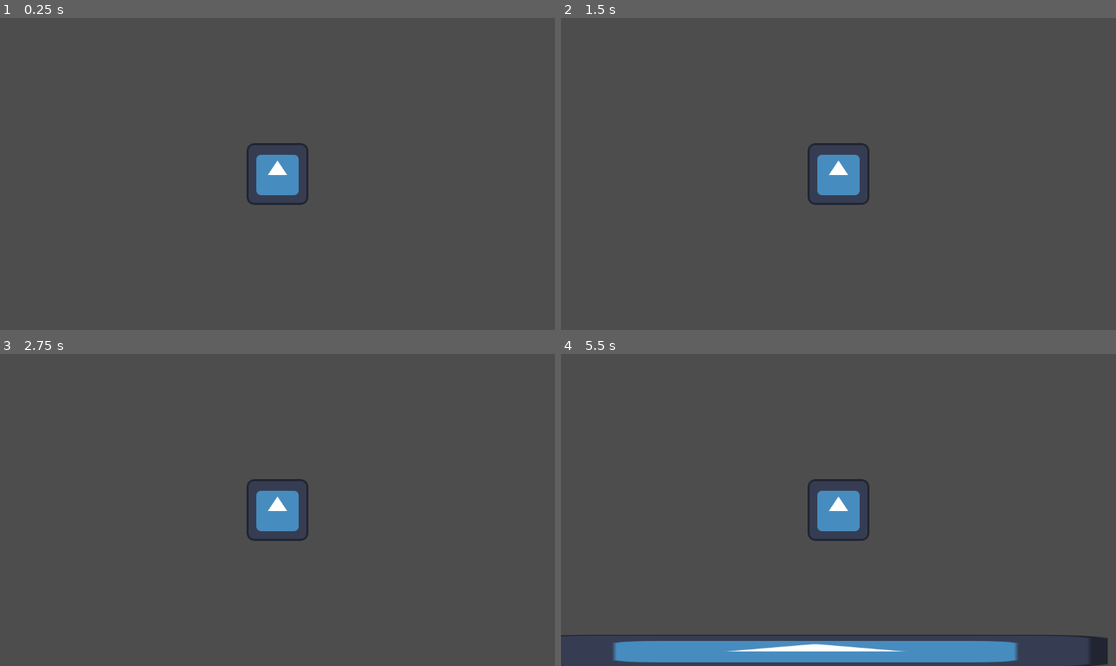
Above: before the commit, frames 1-4 (two rows, left to right).
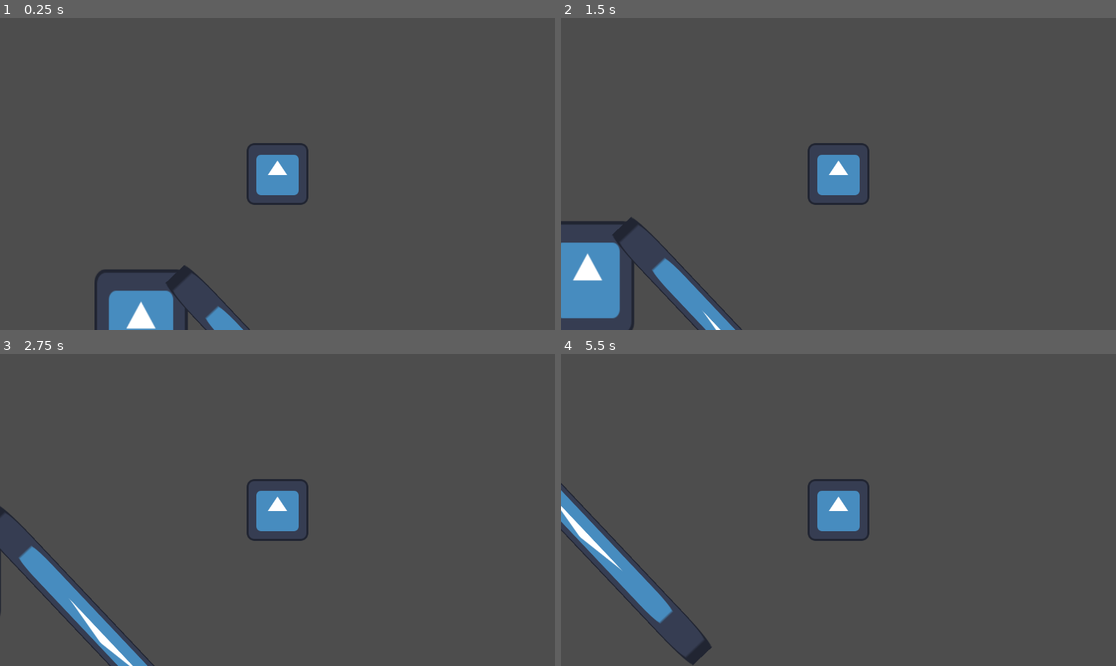
Above: after the commit, the same moments.

Repository: popatr/char
Game: Godot game, scene res://level1.tscn
Two runs of this game, one before a commit and one after it. Both use one fixed random seed, a clock stepped at 60 frames per second and the inputs below. The engine's default icon, where the game draws it, is replaced by a stand-in: a white triangle on a blue panel in a dark square.
Inputs:
- Up to frame 1 (0.25 s): no input
- Up to frame 2 (1.5 s): tap Enter (ui_accept) at 0.5, 1.35 s; hold Enter (ui_accept) 0.53-1.28 s; hold Right (ui_right) from 0.53 s (still down)
- Up to frame 3 (2.75 s): tap Enter (ui_accept) at 1.52, 1.82 s; release Right (ui_right) at 2.03 s; hold Left (ui_left) from 2.03 s (still down); hold Enter (ui_accept) from 2.03 s (still down)
- Up to frame 4 (5.5 s): release Left (ui_left) at 2.78 s; release Enter (ui_accept) at 2.78 s; hold Right (ui_right) 2.78-4.28 s; tap Enter (ui_accept) at 2.85, 3.02, 3.32, 4.35, 4.52, 4.82 s; hold Enter (ui_accept) 3.53-4.28 s; hold Left (ui_left) 4.28-5.03 s; hold Right (ui_right) from 5.03 s (still down); hold Enter (ui_accept) from 5.03 s (still down)

The runs differ from the first frame. In frame 1, 2.4% of the frame differs, in the area x 17-46%, y 79-100%; in frame 2, 4.4%; in frame 3, 2.3%; in frame 4, 8.0%, in the area x 0-99%, y 41-100%.

Commit message:
char

Diff:
--- a/level1.tscn
+++ b/level1.tscn
@@ -4,20 +4,55 @@
 [ext_resource type="Texture2D" uid="uid://buo70hk3mfygq" path="res://icon.svg" id="2_gawog"]
 
 [sub_resource type="RectangleShape2D" id="RectangleShape2D_jnt3c"]
-size = Vector2(1205, 67)
+size = Vector2(1224.5, 67.75)
 
 [node name="Node2D" type="Node2D"]
 
 [node name="CharacterBody2D" parent="." instance=ExtResource("1_6tjhr")]
+position = Vector2(1390, 194)
+floor_max_angle = 1.49749
 
 [node name="StaticBody2D" type="StaticBody2D" parent="."]
-position = Vector2(532, 610)
+position = Vector2(541, 594)
 
 [node name="CollisionShape2D" type="CollisionShape2D" parent="StaticBody2D"]
-position = Vector2(3, 5)
+position = Vector2(3, 4.875)
 shape = SubResource("RectangleShape2D_jnt3c")
+metadata/_edit_lock_ = true
 
 [node name="Sprite2D" type="Sprite2D" parent="StaticBody2D"]
-position = Vector2(5, 7)
+position = Vector2(2, 7)
 scale = Vector2(9.48438, 0.53125)
 texture = ExtResource("2_gawog")
+metadata/_edit_lock_ = true
+
+[node name="StaticBody2D2" type="StaticBody2D" parent="."]
+position = Vector2(1107, 504)
+scale = Vector2(-0.16, 3.52)
+
+[node name="CollisionShape2D" type="CollisionShape2D" parent="StaticBody2D2"]
+position = Vector2(3, 4.875)
+shape = SubResource("RectangleShape2D_jnt3c")
+metadata/_edit_lock_ = true
+
+[node name="Sprite2D" type="Sprite2D" parent="StaticBody2D2"]
+position = Vector2(2, 7)
+scale = Vector2(9.48438, 0.53125)
+texture = ExtResource("2_gawog")
+metadata/_edit_lock_ = true
+
+[node name="StaticBody2D3" type="StaticBody2D" parent="."]
+position = Vector2(1415, 681)
+rotation = -2.32749
+scale = Vector2(-0.584585, 1)
+
+[node name="CollisionShape2D" type="CollisionShape2D" parent="StaticBody2D3"]
+position = Vector2(3, 4.875)
+shape = SubResource("RectangleShape2D_jnt3c")
+metadata/_edit_lock_ = true
+
+[node name="Sprite2D" type="Sprite2D" parent="StaticBody2D3"]
+position = Vector2(2, 7)
+scale = Vector2(9.48438, 0.53125)
+texture = ExtResource("2_gawog")
+metadata/_edit_lock_ = true
--- a/player.gd
+++ b/player.gd
@@ -2,9 +2,10 @@
 
 
 const SPEED = 300.0
+const xaccel = 15
 const JUMP_VELOCITY = -600.0
-const MAX_GLIDE_DOWN = 50
-const MAX_AIR_JUMPS = 1
+const MAX_GLIDE_DOWN = 80
+const MAX_AIR_JUMPS = 0
 var air_jumps=MAX_AIR_JUMPS
 var jumpRequestedTime = 0
 var onFloorTime = 0
@@ -14,14 +15,27 @@
 
 
 func _physics_process(delta):
+
+	var glide=MAX_GLIDE_DOWN
+
+	if Input.is_action_pressed("ui_down"):
+		glide*=	4
+
 	# Add the gravity.
 	if not is_on_floor():
 		velocity.y += gravity * delta
-		if(Input.is_action_pressed("ui_accept")):
-			velocity.y = min(velocity.y, MAX_GLIDE_DOWN)
+		velocity.y = min(velocity.y, glide)
 	else:
 		onFloorTime = Time.get_ticks_msec()
 		air_jumps=MAX_AIR_JUMPS
+
+	var collision: KinematicCollision2D=get_last_slide_collision()
+	if collision:
+		var normal = collision.get_normal()
+		var proj = normal.project(Vector2.UP)
+		if (proj<Vector2.ZERO):
+			velocity.y=400*abs(normal.x)
+			velocity.x=normal.x*40
 
 	# Handle jump.
 	if Input.is_action_just_pressed("ui_accept"):
@@ -39,12 +53,11 @@
 	# Get the input direction and handle the movement/deceleration.
 	# As good practice, you should replace UI actions with custom gameplay actions.
 	var direction = Input.get_axis("ui_left", "ui_right")
-	if direction:
-		velocity.x = direction * SPEED
-	else:
-		velocity.x = move_toward(velocity.x, 0, SPEED)
+	velocity.x = move_toward(velocity.x, direction*SPEED,xaccel)
 
+	var v=velocity
 	move_and_slide()
+
 
 const JUMP_REQUEST_RECENT_ENOUGH = 500
 func JumpRequestedRecentlyEnough():
@@ -56,4 +69,5 @@
 
 func Jump(jumpNumber:int):
 	jumpRequestedTime = 0
+	onFloorTime=0
 	velocity.y = JUMP_VELOCITY
--- a/project.godot
+++ b/project.godot
@@ -14,3 +14,30 @@
 run/main_scene="res://level1.tscn"
 config/features=PackedStringArray("4.2", "Forward Plus")
 config/icon="res://icon.svg"
+
+[input]
+
+ui_left={
+"deadzone": 0.5,
+"events": [Object(InputEventKey,"resource_local_to_scene":false,"resource_name":"","device":0,"window_id":0,"alt_pressed":false,"shift_pressed":false,"ctrl_pressed":false,"meta_pressed":false,"pressed":false,"keycode":4194319,"physical_keycode":0,"key_label":0,"unicode":0,"echo":false,"script":null)
+, Object(InputEventJoypadButton,"resource_local_to_scene":false,"resource_name":"","device":0,"button_index":13,"pressure":0.0,"pressed":false,"script":null)
+, Object(InputEventJoypadMotion,"resource_local_to_scene":false,"resource_name":"","device":0,"axis":0,"axis_value":-1.0,"script":null)
+, Object(InputEventKey,"resource_local_to_scene":false,"resource_name":"","device":0,"window_id":0,"alt_pressed":false,"shift_pressed":false,"ctrl_pressed":false,"meta_pressed":false,"pressed":false,"keycode":0,"physical_keycode":65,"key_label":0,"unicode":0,"echo":false,"script":null)
+]
+}
+ui_right={
+"deadzone": 0.5,
+"events": [Object(InputEventKey,"resource_local_to_scene":false,"resource_name":"","device":0,"window_id":0,"alt_pressed":false,"shift_pressed":false,"ctrl_pressed":false,"meta_pressed":false,"pressed":false,"keycode":4194321,"physical_keycode":0,"key_label":0,"unicode":0,"echo":false,"script":null)
+, Object(InputEventJoypadButton,"resource_local_to_scene":false,"resource_name":"","device":0,"button_index":14,"pressure":0.0,"pressed":false,"script":null)
+, Object(InputEventJoypadMotion,"resource_local_to_scene":false,"resource_name":"","device":0,"axis":0,"axis_value":1.0,"script":null)
+, null, Object(InputEventKey,"resource_local_to_scene":false,"resource_name":"","device":0,"window_id":0,"alt_pressed":false,"shift_pressed":false,"ctrl_pressed":false,"meta_pressed":false,"pressed":false,"keycode":0,"physical_keycode":68,"key_label":0,"unicode":0,"echo":false,"script":null)
+]
+}
+ui_down={
+"deadzone": 0.5,
+"events": [Object(InputEventKey,"resource_local_to_scene":false,"resource_name":"","device":0,"window_id":0,"alt_pressed":false,"shift_pressed":false,"ctrl_pressed":false,"meta_pressed":false,"pressed":false,"keycode":4194322,"physical_keycode":0,"key_label":0,"unicode":0,"echo":false,"script":null)
+, Object(InputEventJoypadButton,"resource_local_to_scene":false,"resource_name":"","device":0,"button_index":12,"pressure":0.0,"pressed":false,"script":null)
+, Object(InputEventJoypadMotion,"resource_local_to_scene":false,"resource_name":"","device":0,"axis":1,"axis_value":1.0,"script":null)
+, Object(InputEventKey,"resource_local_to_scene":false,"resource_name":"","device":0,"window_id":0,"alt_pressed":false,"shift_pressed":false,"ctrl_pressed":false,"meta_pressed":false,"pressed":false,"keycode":0,"physical_keycode":83,"key_label":0,"unicode":0,"echo":false,"script":null)
+]
+}
